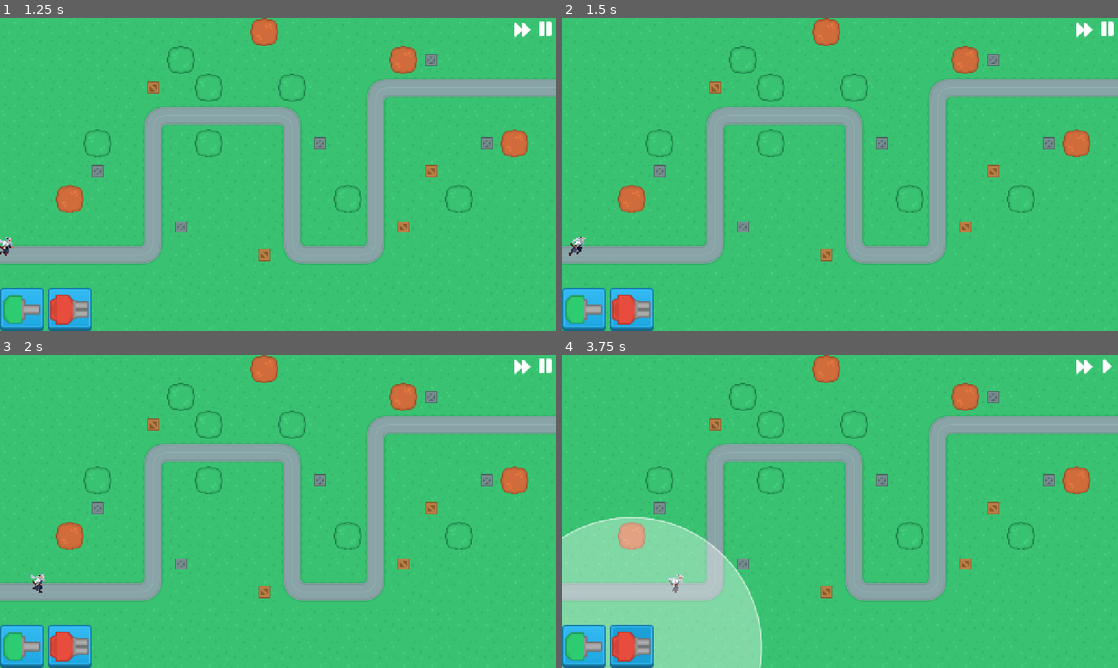
Above: before the commit, frames 1-4 (two rows, left to right).
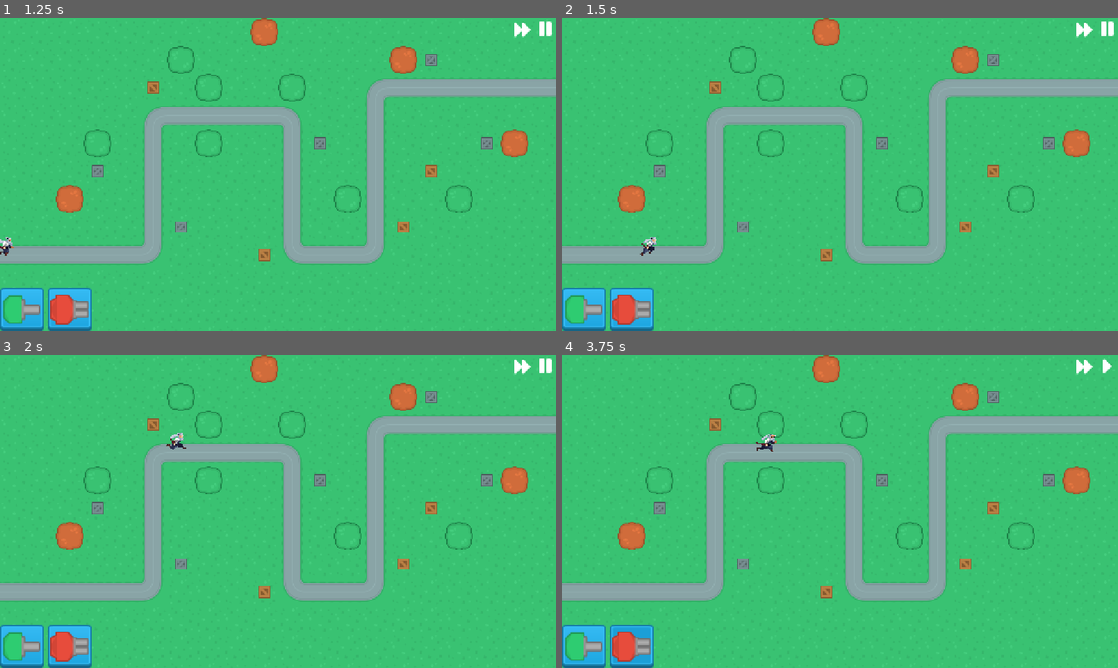
Above: after the commit, the same moments.

Repository: lukeai-tan/nanban-requiem-orbital
Game: Godot game, scene res://SceneHandler.tscn
Two runs of this game, one before a commit and one after it. Both use one fixed random seed, a clock stepped at 60 frames per second and the inputs below.
Inputs (mouse positions are in pixels of both pictures, inside the frame that each line leads up to):
- Up to frame 1 (1.25 s): click "New Game" at 0.5 s
- Up to frame 2 (1.5 s): click (1084, 33) at 1.25 s
- Up to frame 3 (2 s): no input
- Up to frame 4 (3.75 s): click (1106, 370) at 2 s; click (584, 646) at 2.77 s; click (628, 646) at 3.52 s

Frame 1 is identical in both runs. In frame 2, 0.2% of the frame differs, in the area x 1-17%, y 70-76%; in frame 3, 0.2%; in frame 4, 13%, in the area x 0-39%, y 25-100%.

Commit message:
added functionality to pause, play, fastforward

Diff:
--- a/Scenes/MainScenes/GameScene.tscn
+++ b/Scenes/MainScenes/GameScene.tscn
@@ -90,12 +90,17 @@
 alignment = 2
 
 [node name="FastForward" type="TextureButton" parent="UI/HUD/GameControls"]
+process_mode = 3
 layout_mode = 2
 texture_normal = ExtResource("9_80vwl")
 
 [node name="PausePlay" type="TextureButton" parent="UI/HUD/GameControls"]
+process_mode = 3
 layout_direction = 3
 layout_mode = 2
 toggle_mode = true
 texture_normal = ExtResource("9_br1xs")
 texture_pressed = ExtResource("10_80vwl")
+
+[connection signal="pressed" from="UI/HUD/GameControls/FastForward" to="UI" method="_on_fast_forward_pressed"]
+[connection signal="pressed" from="UI/HUD/GameControls/PausePlay" to="UI" method="_on_pause_play_pressed"]
--- a/Scenes/MainScenes/UI.gd
+++ b/Scenes/MainScenes/UI.gd
@@ -29,3 +29,17 @@
 		get_node("TowerPreview/DragTower").modulate = Color(color)
 		# range indicator (attack radius)
 		get_node("TowerPreview/Sprite2D").modulate = Color(color)
+
+
+func _on_pause_play_pressed() -> void:
+	if get_tree().is_paused():
+		get_tree().paused = false
+	else:
+		get_tree().paused = true
+
+
+func _on_fast_forward_pressed() -> void:
+	if Engine.get_time_scale() == 10.0:
+		Engine.set_time_scale(1.0)
+	else:
+		Engine.set_time_scale(10.0)
